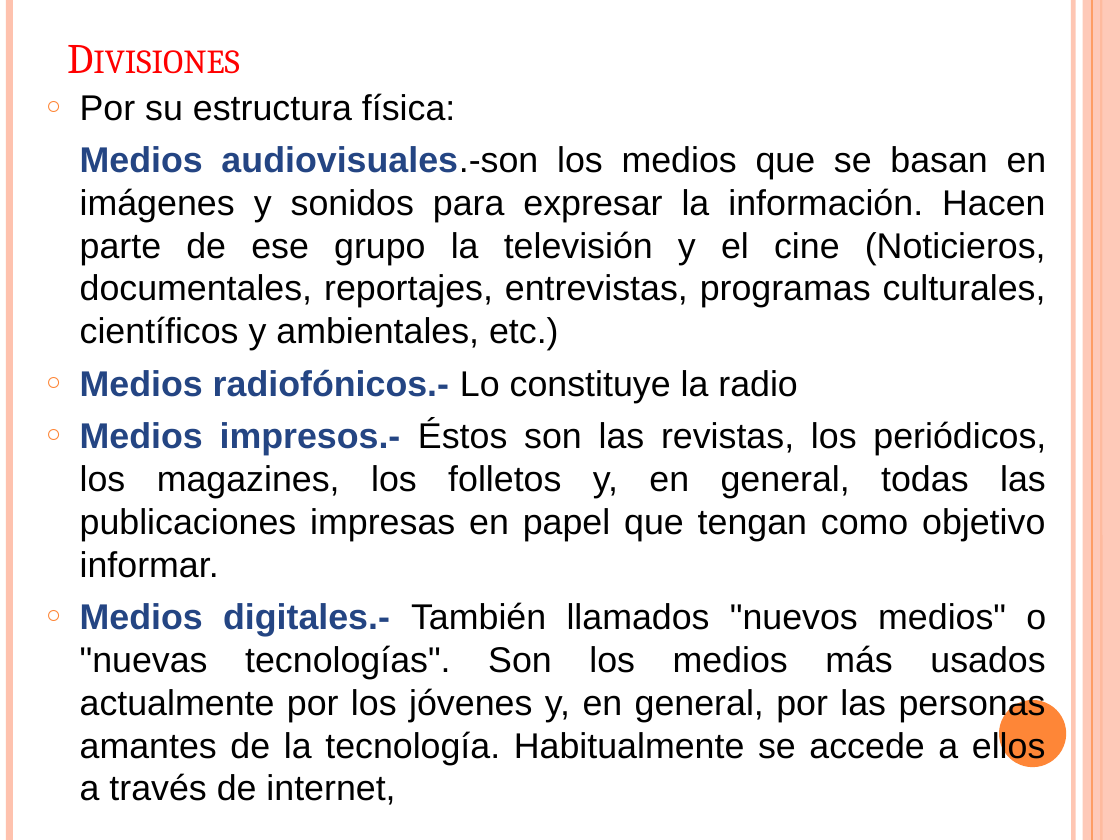
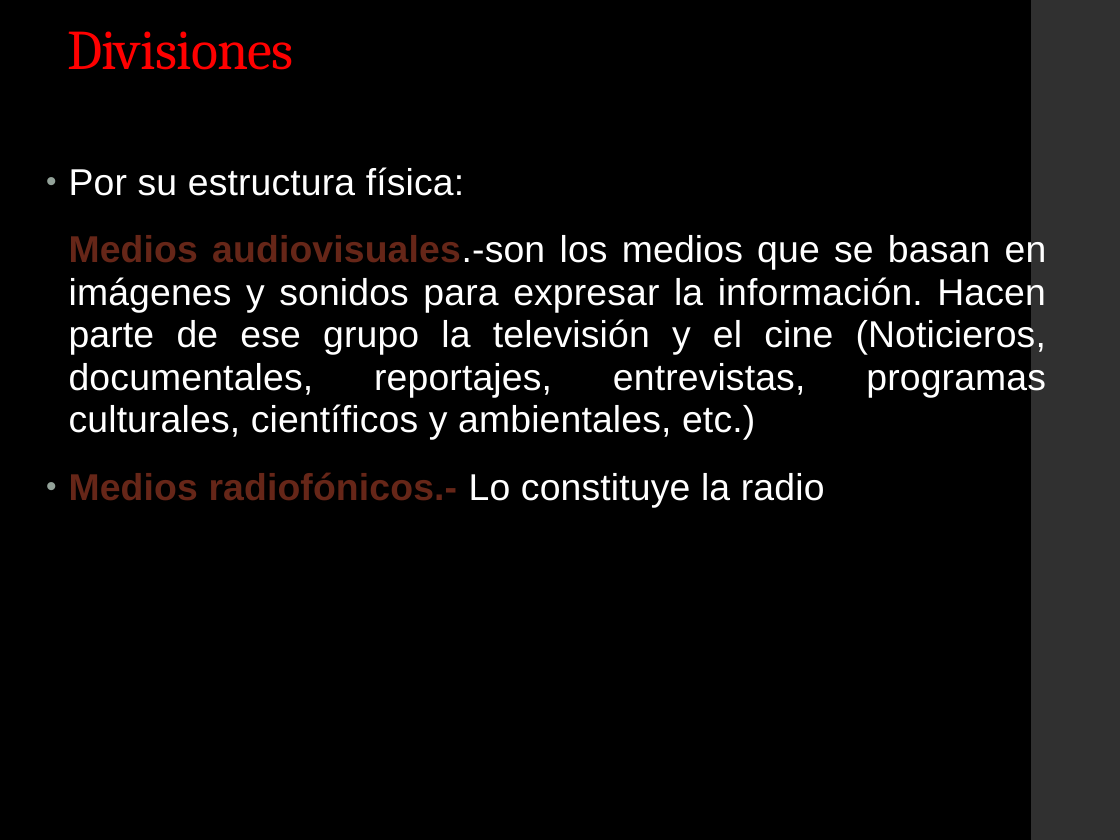
Before and after one commit to eric-vc/Feb-Jun19, a slide deck: slide 15 of Tehuipango/Tecnologías de la información y las comunicaciones/Material adicional/1.1.1 Conceptos.PPTX (slide 14 before the commit). Drawn at 1120x840 pixels with LibreOffice and Linux fonts; fonts in the diff are those of the drawing. Boxes give left, top, right and bottom in pixels: in the first picture for what was removed or moved away, otherwise in the second. Text is boxed around its words. In the diff, an @@ line names an element or a change of style, - is before the commit and + after.

```diff
--- a/Tehuipango/Tecnologías de la información y las comunicaciones/Material adicional/1.1.1 Conceptos.PPTX
+++ b/Tehuipango/Tecnologías de la información y las comunicaciones/Material adicional/1.1.1 Conceptos.PPTX
@@ background #FFFFFF to #000000 @@
@@ line removed from (9, 0) to (9, 840) @@
@@ rectangle: place and size @@
-rectangle at box(1083, 0, 1120, 840)
+rectangle at box(1032, 0, 1120, 840)
@@ rectangle at box(1032, 0, 1120, 840): fill #FEC3AE at 87% opacity to #303030 @@
@@ line removed from (1073, 0) to (1073, 840) @@
@@ line removed from (1092, 0) to (1092, 840) @@
@@ line removed from (1101, 0) to (1101, 840) @@
@@ title "Divisiones" at box(67, 31, 293, 70): size 27 to 36 pt, letter spacing 0 to -0.5 pt, small capitals off; line spacing 1 to 0.9 @@
@@ text "Por su estructura física:": place and size @@
-text "Por su estructura física:" at box(80, 93, 1047, 805)
+text "Por su estructura física:" at box(69, 167, 1047, 507)
@@ text "Por su estructura física:" at box(69, 167, 1047, 507): size 23 to 24 pt, letter spacing 0 to 0.1 pt; text colour #000000 to #FFFFFF in "Por su estructura física:", "audiovisuales.-son los medios que se basan en ...", "Lo constituye la radio"; text colour #244583 to #662518 in "Medios audiovisuales.-son", "Medios radiofónicos.-"; bullet ○ to •; line spacing 1 to 0.95; more space between paragraphs; bullet colour #FE8637 to #93A299; indent changed @@
@@ text at box(80, 420, 1046, 805): paragraphs removed @@
-○ Medios impresos.- Éstos son las revistas, los periódicos, los magazines, los folletos y, en general, todas las publicaciones impresas en papel que tengan como objetivo informar.
-○ Medios digitales.- También llamados "nuevos medios" o "nuevas tecnologías". Son los medios más usados actualmente por los jóvenes y, en general, por las personas amantes de la tecnología. Habitualmente se accede a ellos a través de internet,
@@ ellipse removed at box(999, 700, 1066, 767) @@
```
Also in this commit, not shown: 14 other slides changed, 3 slides added, 54 other files.
